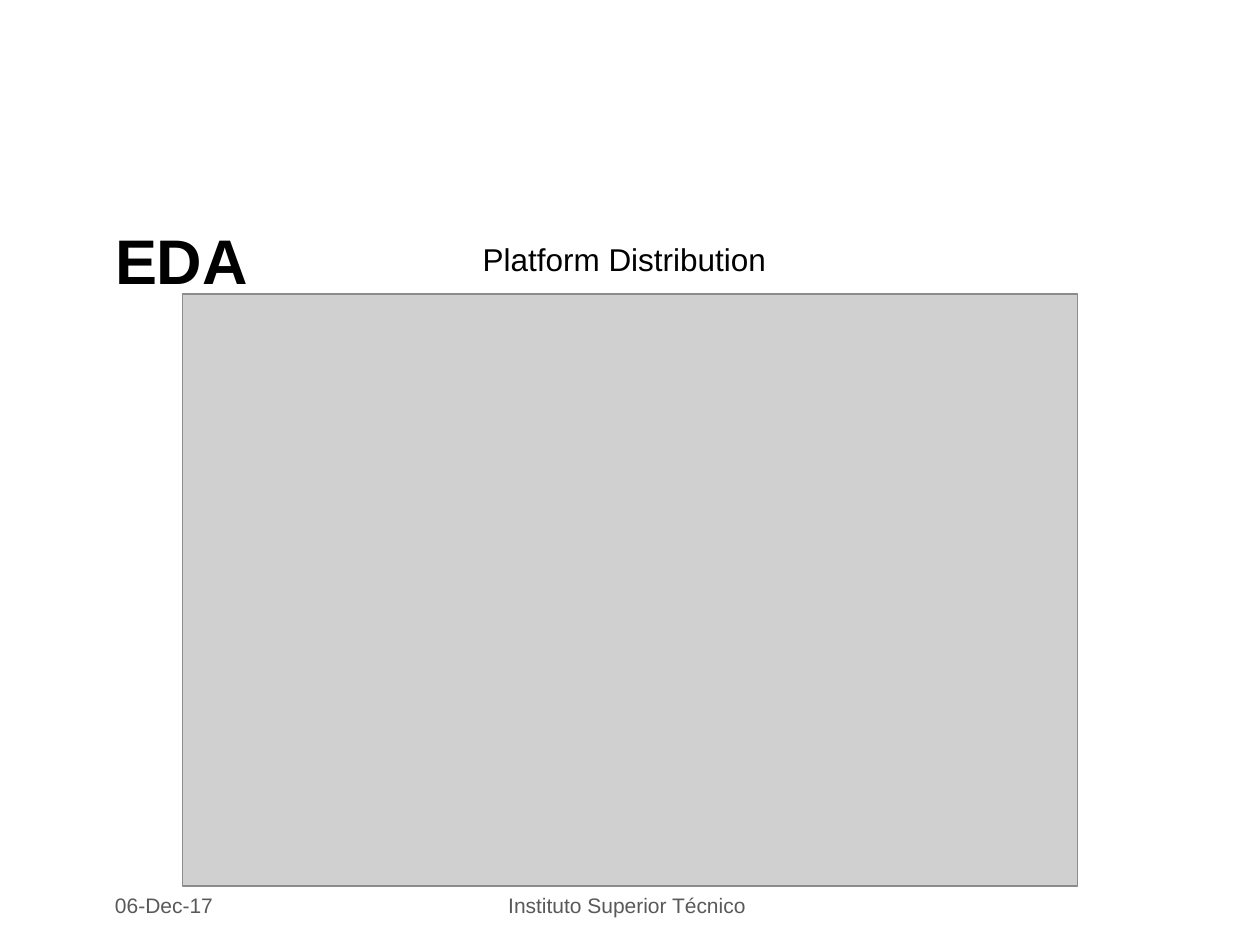
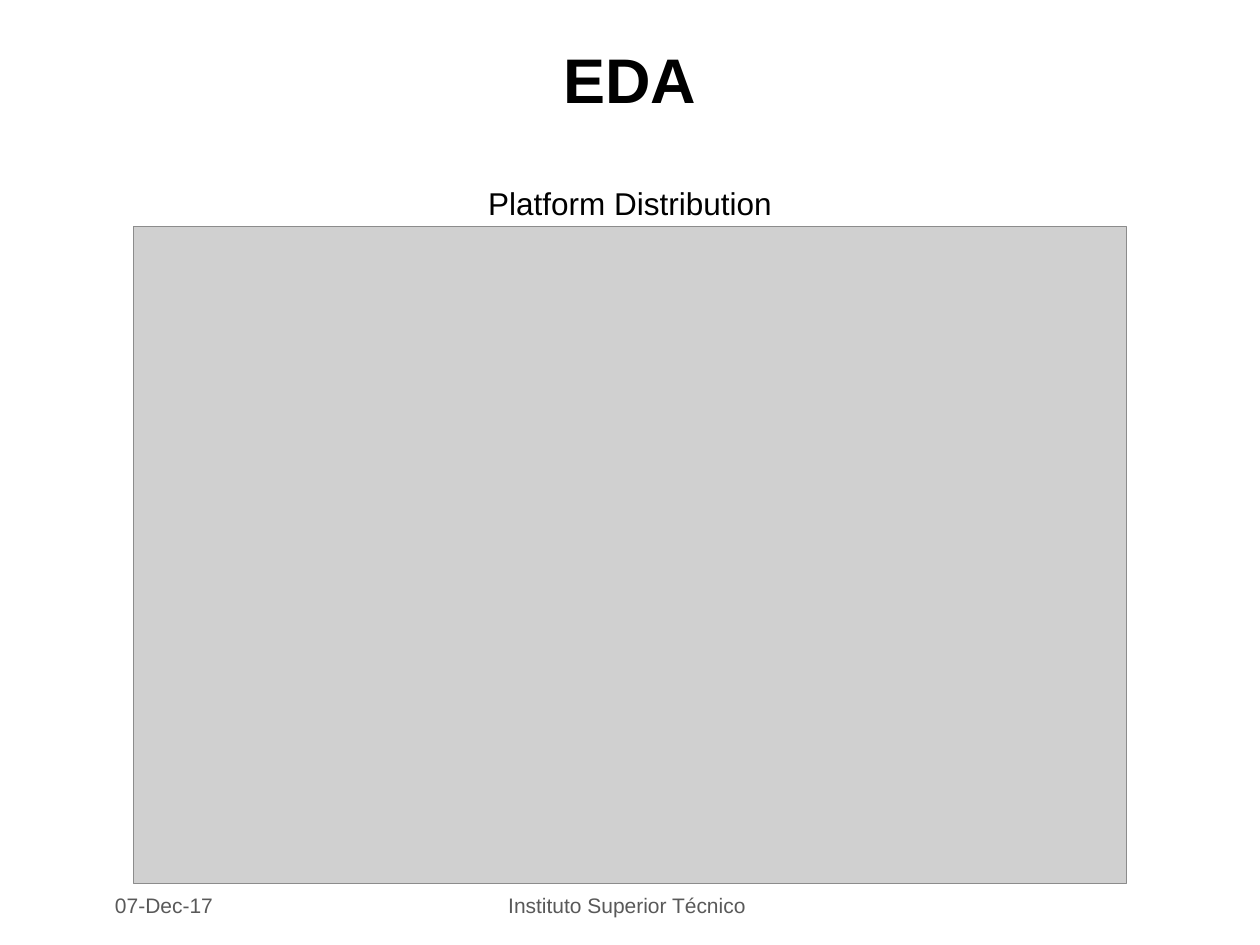
Before and after one commit to PedroLFerreira/Videogame-Data-Mining, a slide deck: slide 7 of dataMining.pptx (slide 6 before the commit). Drawn at 1260x945 pixels with LibreOffice and Linux fonts; fonts in the diff are those of the drawing; grey boxes stand for pictures; background and template pictures are left out. Boxes give left, top, right and bottom in pixels: in the first picture for what was removed or moved away, otherwise in the second. Text is boxed around its words. In the diff, an @@ line names an element or a change of style, - is before the commit and + after.

```diff
--- a/dataMining.pptx
+++ b/dataMining.pptx
@@ title "EDA" at box(564, 59, 697, 103): alignment left to centre @@
@@ title "EDA": place and size @@
-title "EDA" at box(115, 240, 248, 296)
+title "EDA" at box(564, 59, 697, 103)
@@ text "Platform Distribution": place and size @@
-text "Platform Distribution" at box(483, 248, 766, 272)
+text "Platform Distribution" at box(488, 192, 771, 216)
@@ text "Platform Distribution" at box(488, 192, 771, 216): alignment left to centre @@
@@ picture: place and size @@
-picture at box(183, 294, 1077, 886)
+picture at box(134, 227, 1126, 883)
@@ text at box(115, 898, 213, 913): text changed @@
-06-Dec-17
+07-Dec-17
```
Also in this commit, not shown: 9 other slides changed, 1 slide added, 4 other files.
